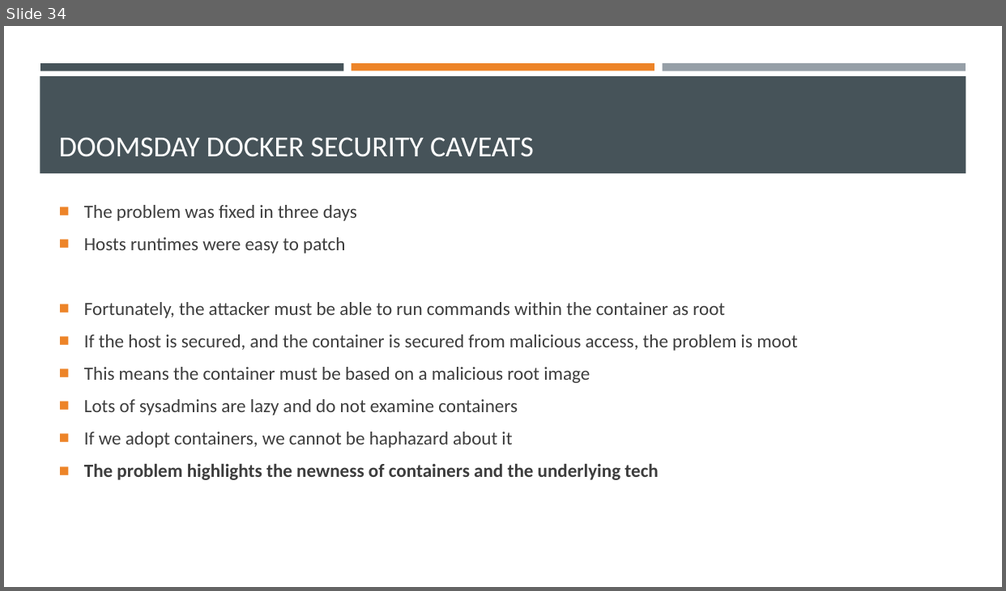
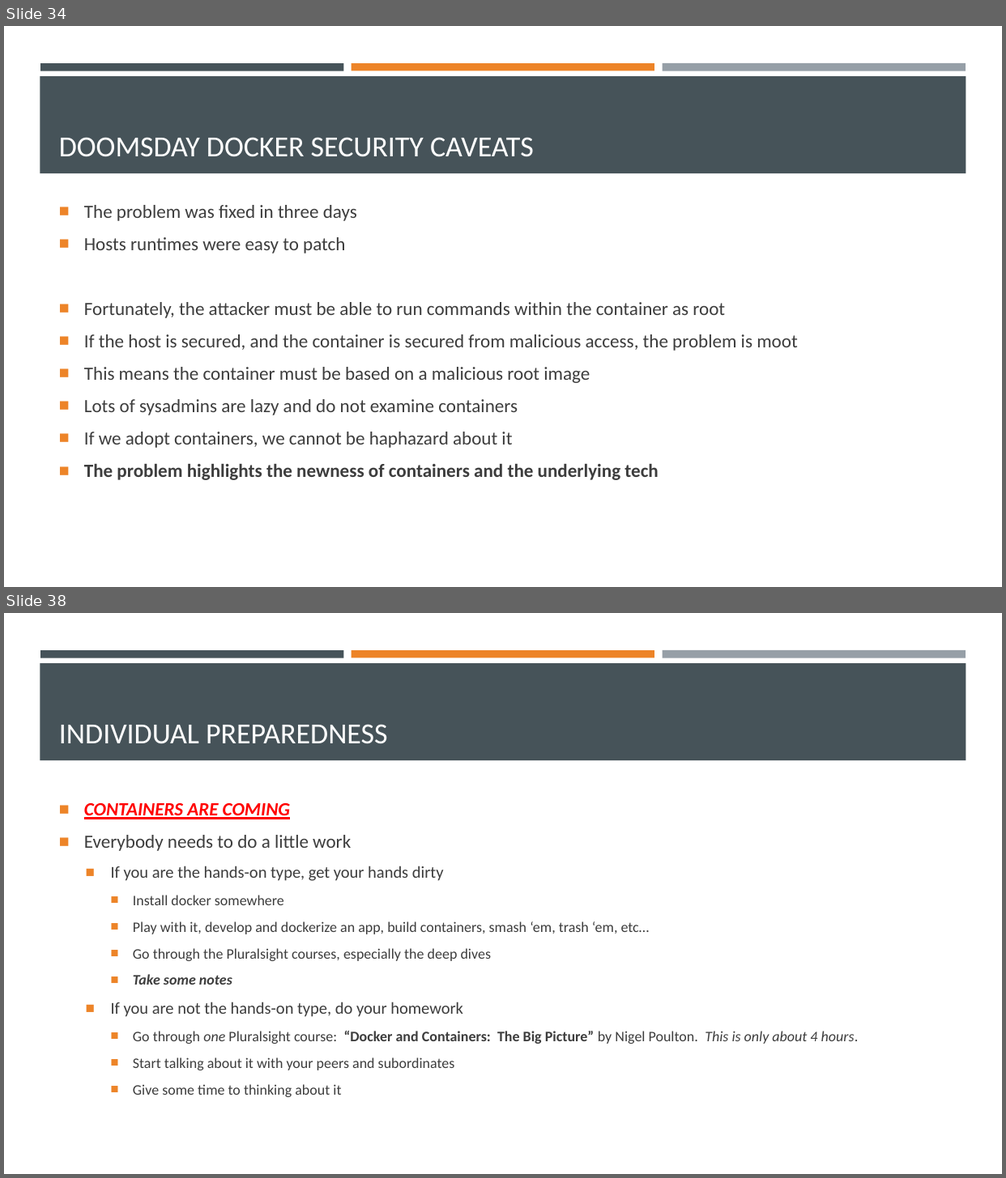
Before and after one commit to EnterpriseProductsLP/introduction-to-docker, a slide deck: presentation/presentation.pptx. Shown one above the other, each under a label of ours: slide 34 before the commit, slides 34 and 38 after it; the slides between them are not shown. The pictures are 1006x591 and 1006x1178 pixels, drawn with LibreOffice and Linux fonts; fonts in the diff are those of the drawing. Boxes give left, top, right and bottom in pixels: in the first picture for what was removed or moved away, otherwise in the second. Text is boxed around its words. In the diff, an @@ line names an element or a change of style, - is before the commit and + after.

```diff
--- a/presentation/presentation.pptx
+++ b/presentation/presentation.pptx
@@ slide 38 added at [4, 613, 1002, 1174], background #FFFFFF; not listed: 4 template elements that a slide beside it also shows @@
@@ title added at [59, 724, 388, 744], 28 pt, text #FFFFFF @@
+INDIVIDUAL PREPAREDNESS
@@ text added at [84, 803, 859, 1097], 14 pt, text #3D3D3D @@
+■ CONTAINERS ARE COMING
+■ Everybody needs to do a little work
+  ■ If you are the hands-on type, get your hands dirty
+    ■ Install docker somewhere
+    ■ Play with it, develop and dockerize an app, build containers, smash ‘em, trash ‘em, etc…
+    ■ Go through the Pluralsight courses, especially the deep dives
+    ■ Take some notes
+  ■ If you are not the hands-on type, do your homework
+    ■ Go through one Pluralsight course: “Docker and Containers: The Big Picture” by Nigel Poulton. This is only about 4 hours.
+    ■ Start talking about it with your peers and subordinates
+    ■ Give some time to thinking about it
```
Also in this commit, not shown: 5 other slides added.
